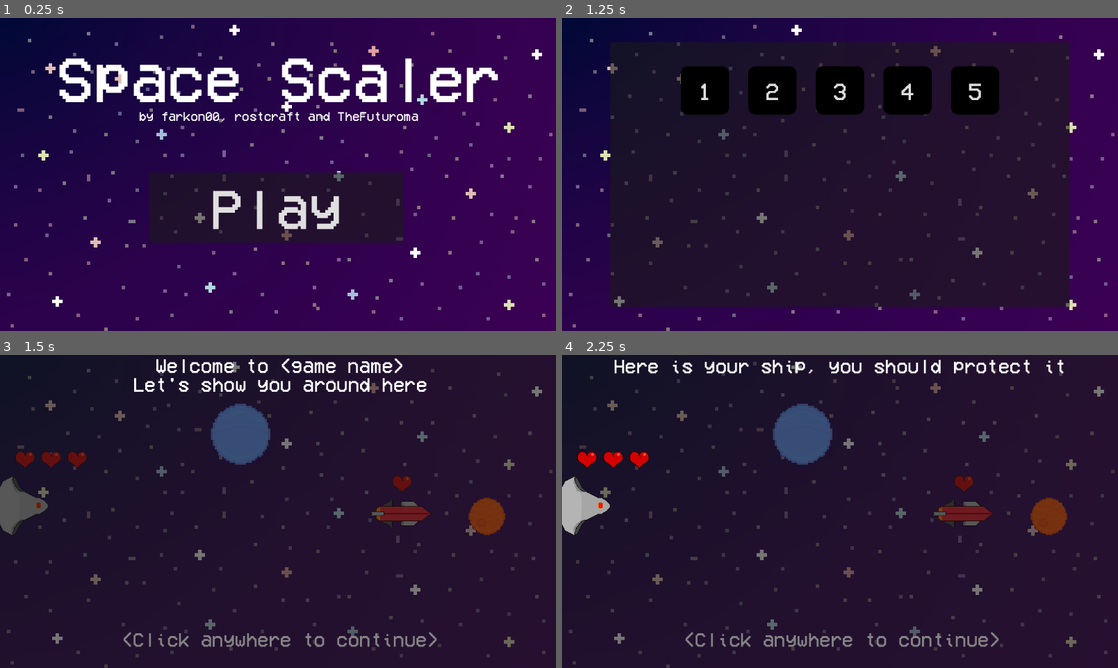
Above: before the commit, frames 1-4 (two rows, left to right).
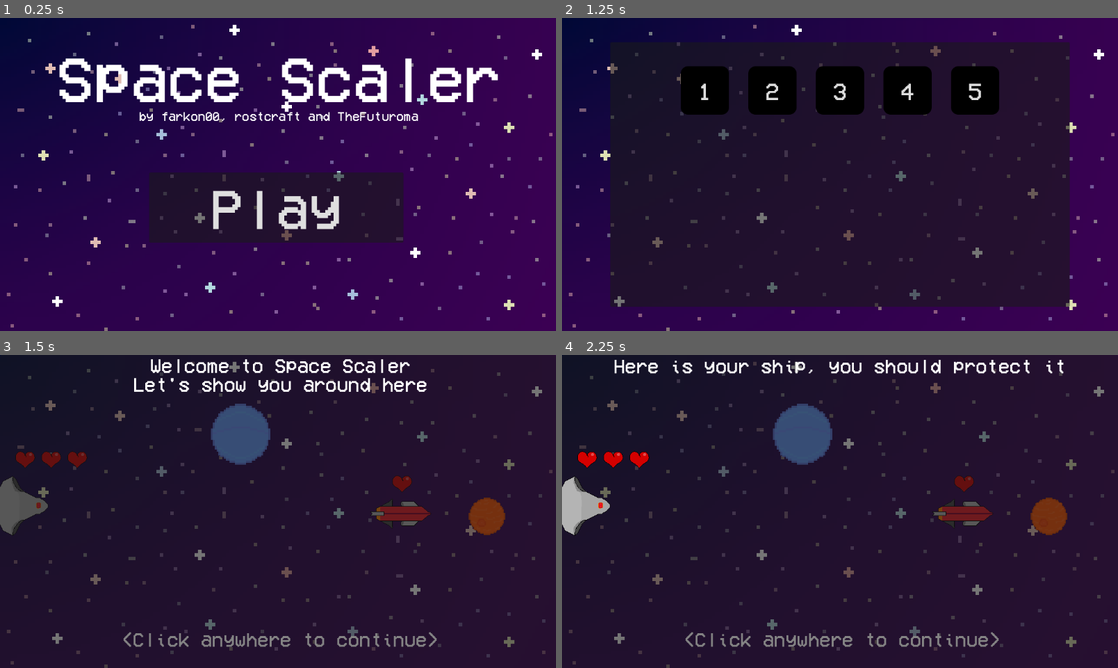
Above: after the commit, the same moments.

Repository: farkon00/GMTK2024
Game: Godot game, scene res://Main.tscn
Same seed, same stepped clock (60 frames per second), same inputs: the game is played once before the commit and once after it.
Inputs (mouse positions are in pixels of both pictures, inside the frame that each line leads up to):
- Up to frame 1 (0.25 s): no input
- Up to frame 2 (1.25 s): click "Play" at 0.5 s
- Up to frame 3 (1.5 s): click "1" at 1.25 s
- Up to frame 4 (2.25 s): tap Enter at 2 s; move the mouse to (962, 495) at 2.02 s; click (962, 495) at 2.17 s

Frames 1-2 are identical in both runs. In frame 3, 1.4% of the frame differs, in the area x 27-75%, y 1-12%; in frame 4, nothing differs.

Commit message:
micro changes

Diff:
--- a/Levels/tutorial.tscn
+++ b/Levels/tutorial.tscn
@@ -55,7 +55,7 @@
 offset_bottom = 179.638
 theme = ExtResource("5_nsmdf")
 theme_override_font_sizes/font_size = 40
-text = "Welcome to <game name>
+text = "Welcome to Space Scaler
 Let's show you around here"
 horizontal_alignment = 1
 
--- a/Scripts/GameManager.gd
+++ b/Scripts/GameManager.gd
@@ -16,112 +16,112 @@
 var enemy_ships: Array[EnemyShip] = []
 
 func _init():
-    instance = self
+	instance = self
 
 func set_active(node: Node, value: bool):
-    node.set_process(value)
-    node.visible = value
+	node.set_process(value)
+	node.visible = value
 
 func initialize_level(id: int):
-    var current_level = $"../Level"
-    if current_level != null:
-        current_level.free()
-    current_level = levels[id].instantiate()
-    $"..".add_child(current_level)
-    $"..".move_child(current_level, 0)
-    set_active($"TimerUI", current_level.get_meta("has_timer"))
-    is_game_stopped = false
-    currently_changing = null
-    level_timer_ms = 0
+	var current_level = $"../Level"
+	if current_level != null:
+		current_level.free()
+	current_level = levels[id].instantiate()
+	$"..".add_child(current_level)
+	$"..".move_child(current_level, 0)
+	set_active($"TimerUI", current_level.get_meta("has_timer"))
+	is_game_stopped = false
+	currently_changing = null
+	level_timer_ms = 0
 
-    enemy_ships.clear()
-    for child in current_level.get_node("EnemyShips").get_children():
-        if child is EnemyShip:
-            enemy_ships.append(child)
+	enemy_ships.clear()
+	for child in current_level.get_node("EnemyShips").get_children():
+		if child is EnemyShip:
+			enemy_ships.append(child)
 
 func level_selected(id: int):
-    set_active($"LevelSelectUI", false)
-    initialize_level(id)
+	set_active($"LevelSelectUI", false)
+	initialize_level(id)
 
 func _on_level_select_button_pressed():
-    set_active($"YouWinUI", false)
-    set_active($"GameOverUI", false)
-    set_active($"LevelSelectUI", true)
+	set_active($"YouWinUI", false)
+	set_active($"GameOverUI", false)
+	set_active($"LevelSelectUI", true)
 
 func _ready():
-    set_active($"YouWinUI", false)
-    set_active($"GameOverUI", false)
+	set_active($"YouWinUI", false)
+	set_active($"GameOverUI", false)
 
-    var buttons = level_box.get_children()
-    for i in range(buttons.size()):
-        buttons[i].connect("pressed", func (): level_selected(i))
+	var buttons = level_box.get_children()
+	for i in range(buttons.size()):
+		buttons[i].connect("pressed", func (): level_selected(i))
 
 func gameover():
-    is_game_stopped = true
-    set_active($"GameOverUI", true)
-    set_active($"TimerUI", false)
+	is_game_stopped = true
+	set_active($"GameOverUI", true)
+	set_active($"TimerUI", false)
 
 func _input(event):
-    if is_game_stopped || !(event is InputEventMouseButton): return
-    if event.button_index != MOUSE_BUTTON_LEFT && event.button_index != MOUSE_BUTTON_RIGHT: return
-    if !event.pressed:
-        if currently_changing != null:
-            currently_changing.laser_state = 0
-        currently_changing = null
-        return
-    if currently_changing != null: return
-    var planets = $"../Level/Planets".get_children() as Array[Planet]
-    for planet in planets:
-        if planet.get_node("CollisionShape2D").shape.get_rect().has_point(planet.get_local_mouse_position()):
-            if event.button_index == MOUSE_BUTTON_LEFT:
-                if !planet.tutorial_disabled_bigger:
-                    planet.laser_state = 1
-                    currently_changing = planet
-            elif !planet.tutorial_disabled_smaller:
-                planet.laser_state = -1
-                currently_changing = planet
-            return
+	if is_game_stopped || !(event is InputEventMouseButton): return
+	if event.button_index != MOUSE_BUTTON_LEFT && event.button_index != MOUSE_BUTTON_RIGHT: return
+	if !event.pressed:
+		if currently_changing != null:
+			currently_changing.laser_state = 0
+		currently_changing = null
+		return
+	if currently_changing != null: return
+	var planets = $"../Level/Planets".get_children() as Array[Planet]
+	for planet in planets:
+		if planet.get_node("CollisionShape2D").shape.get_rect().has_point(planet.get_local_mouse_position()):
+			if event.button_index == MOUSE_BUTTON_LEFT:
+				if !planet.tutorial_disabled_bigger:
+					planet.laser_state = 1
+					currently_changing = planet
+			elif !planet.tutorial_disabled_smaller:
+				planet.laser_state = -1
+				currently_changing = planet
+			return
 
 func win():
-    is_game_stopped = true
-    if $"../Level".get_meta("has_timer"):
-        finish_time_label.text = get_timer_string()
-    set_active($"YouWinUI", true)
-    set_active($"TimerUI", false)
+	is_game_stopped = true
+	if $"../Level".get_meta("has_timer"):
+		finish_time_label.text = get_timer_string()
+	set_active($"YouWinUI", true)
+	set_active($"TimerUI", false)
 
 func pad_digits(val: int, digit_cnt: int):
-    assert(str(val).length() <= digit_cnt)
-    var res = ""
-    for _i in range(digit_cnt - str(val).length()):
-        res += "0"
-    res += str(val)
-    return res
+	assert(str(val).length() <= digit_cnt)
+	var res = ""
+	for _i in range(digit_cnt - str(val).length()):
+		res += "0"
+	res += str(val)
+	return res
 
 func get_timer_string():
-    var timer_ms_rounded = int(level_timer_ms)
-    return "{0}:{1}.{2}".format([
-        pad_digits(timer_ms_rounded / 60000, 2),
-        pad_digits(timer_ms_rounded / 1000 % 60, 2),
-        pad_digits(timer_ms_rounded % 1000, 3)
-    ])
+	var timer_ms_rounded = int(level_timer_ms)
+	return "{0}:{1}.{2}".format([
+		pad_digits(timer_ms_rounded / 60000, 2),
+		pad_digits(timer_ms_rounded / 1000 % 60, 2),
+		pad_digits(timer_ms_rounded % 1000, 3)
+	])
 
 func _process(delta: float):
-    if !is_game_stopped && Input.is_action_just_pressed("QuitLevel"):
-        is_game_stopped = true
-        set_active($"LevelSelectUI", true)
-        set_active($"TimerUI", false)
+	if !is_game_stopped && Input.is_action_just_pressed("QuitLevel"):
+		is_game_stopped = true
+		set_active($"LevelSelectUI", true)
+		set_active($"TimerUI", false)
 
-    if is_game_stopped && laser_sound.playing:
-        laser_sound.stop()
+	if is_game_stopped && laser_sound.playing:
+		laser_sound.stop()
 
-    level_timer_ms += delta * 1000
-    timer_label.text = get_timer_string()
-    if currently_changing != null:
-        if !laser_sound.playing:
-            laser_sound.play()
-    else:
-        laser_sound.stop()
+	level_timer_ms += delta * 1000
+	timer_label.text = get_timer_string()
+	if currently_changing != null:
+		if !laser_sound.playing:
+			laser_sound.play()
+	else:
+		laser_sound.stop()
 
 func _on_play_button_pressed():
-    set_active($"MainMenuUI", false)
-    set_active($"LevelSelectUI", true)
+	set_active($"MainMenuUI", false)
+	set_active($"LevelSelectUI", true)
Not shown, changed: .gitignore
